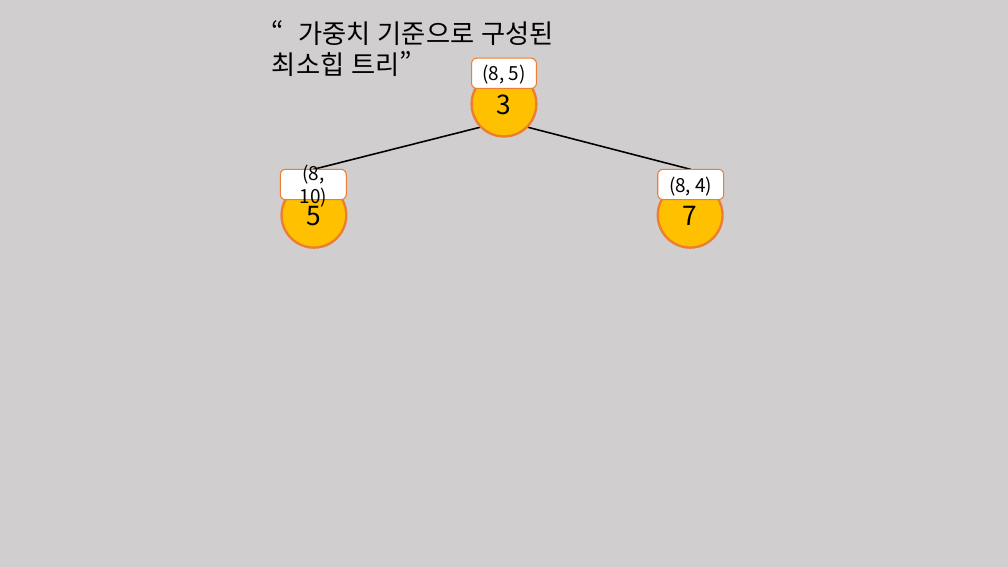
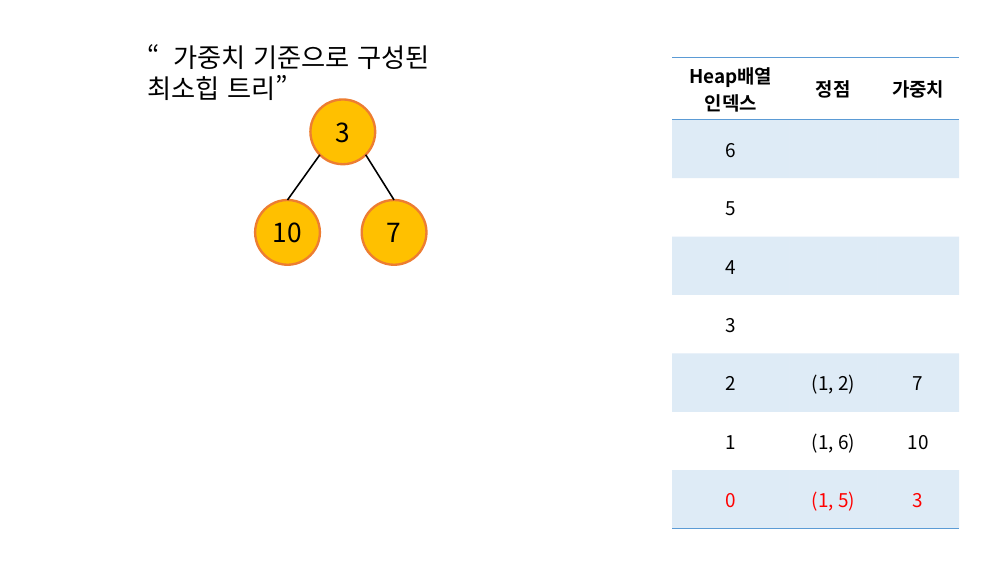
Before and after one commit to comedu20/graph_algorithm, a slide deck: slide 12 of 예제 5_8번/프리젠테이션3.pptx. Drawn at 1008x567 pixels with LibreOffice and Linux fonts; fonts in the diff are those of the drawing. Boxes give left, top, right and bottom in pixels: in the first picture for what was removed or moved away, otherwise in the second. Text is boxed around its words. In the diff, an @@ line names an element or a change of style, - is before the commit and + after.

```diff
--- a/예제 5_8번/프리젠테이션3.pptx
+++ b/예제 5_8번/프리젠테이션3.pptx
@@ background #D0CECE to #FFFFFF @@
@@ text "“가중치 기준으로 구성된 최소힙 트리”": place and size @@
-text "“가중치 기준으로 구성된 최소힙 트리”" at box(272, 21, 554, 76)
+text "“가중치 기준으로 구성된 최소힙 트리”" at box(147, 45, 429, 100)
@@ rounded rectangle removed at box(472, 58, 537, 88) @@
-(8, 5)
@@ table added at box(672, 57, 959, 521), 8 rows, 3 columns @@
+Heap배열 / 인덱스 | 정점 | 가중치
+6 |  | 
+5 |  | 
+4 |  | 
+3 |  | 
+2 | (1, 2) | 7
+1 | (1, 6) | 10
+0 | (1, 5) | 3
@@ ellipse "3": place and size @@
-ellipse "3" at box(472, 72, 537, 137)
+ellipse "3" at box(311, 100, 376, 165)
@@ line removed from (527, 127) to (691, 169) @@
@@ line added from (320, 155) to (287, 200), #000000 1.5 pt @@
@@ line moved from (481, 127) - (313, 169) to (366, 155) - (394, 200) @@
@@ rounded rectangle removed at box(658, 169, 724, 200) @@
-(8, 4)
@@ ellipse "10": place and size @@
-ellipse "10" at box(281, 169, 346, 200)
+ellipse "10" at box(255, 200, 320, 265)
@@ ellipse "10" at box(255, 200, 320, 265): rounded rectangle to ellipse; fill #FFFFFF to #FFC000; outline #ED7D31 1 pt to #ED7D31 2.25 pt @@
@@ ellipse removed at box(281, 183, 346, 248) @@
-5
@@ ellipse "7": place and size @@
-ellipse "7" at box(658, 183, 723, 248)
+ellipse "7" at box(361, 200, 426, 265)
@@ text in ellipse at box(273, 222, 302, 243): text changed; size 18 to 25 pt @@
-(8, 10)
+10
```
Also in this commit, not shown: 27 other slides changed, 41 other files.
